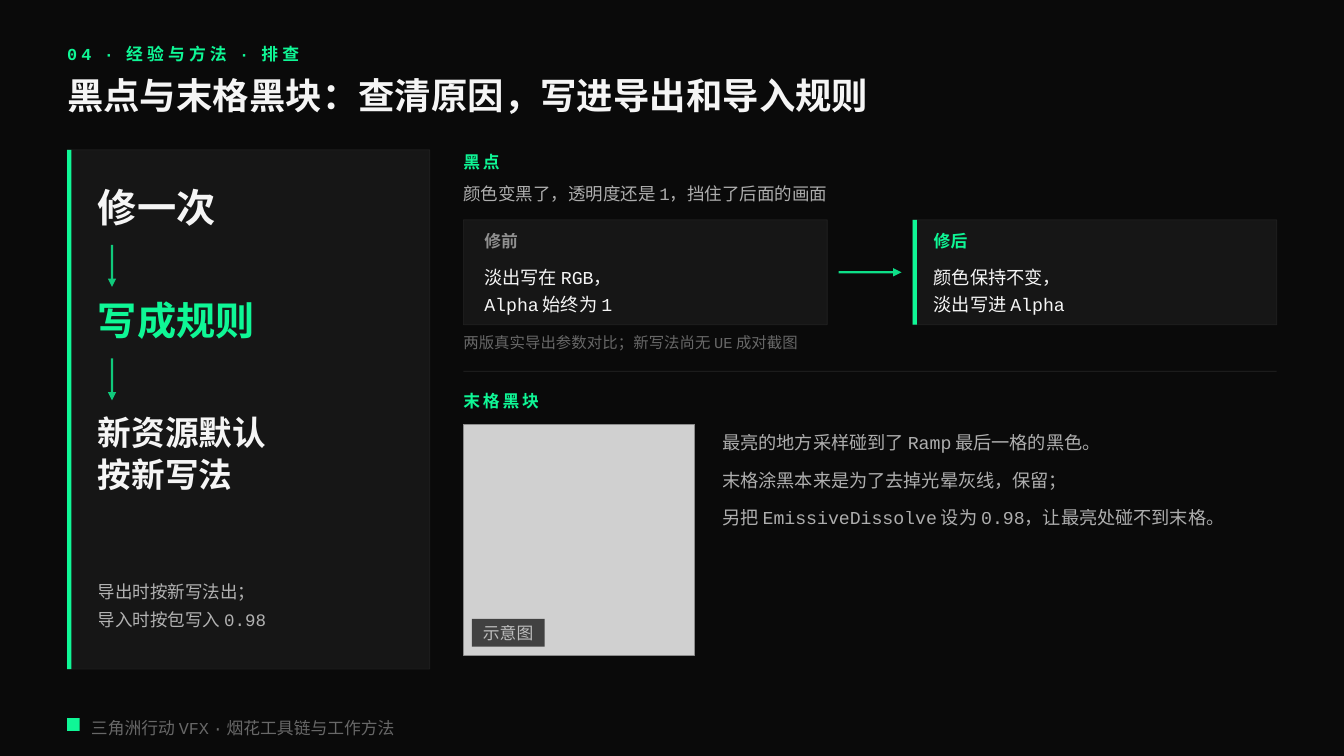
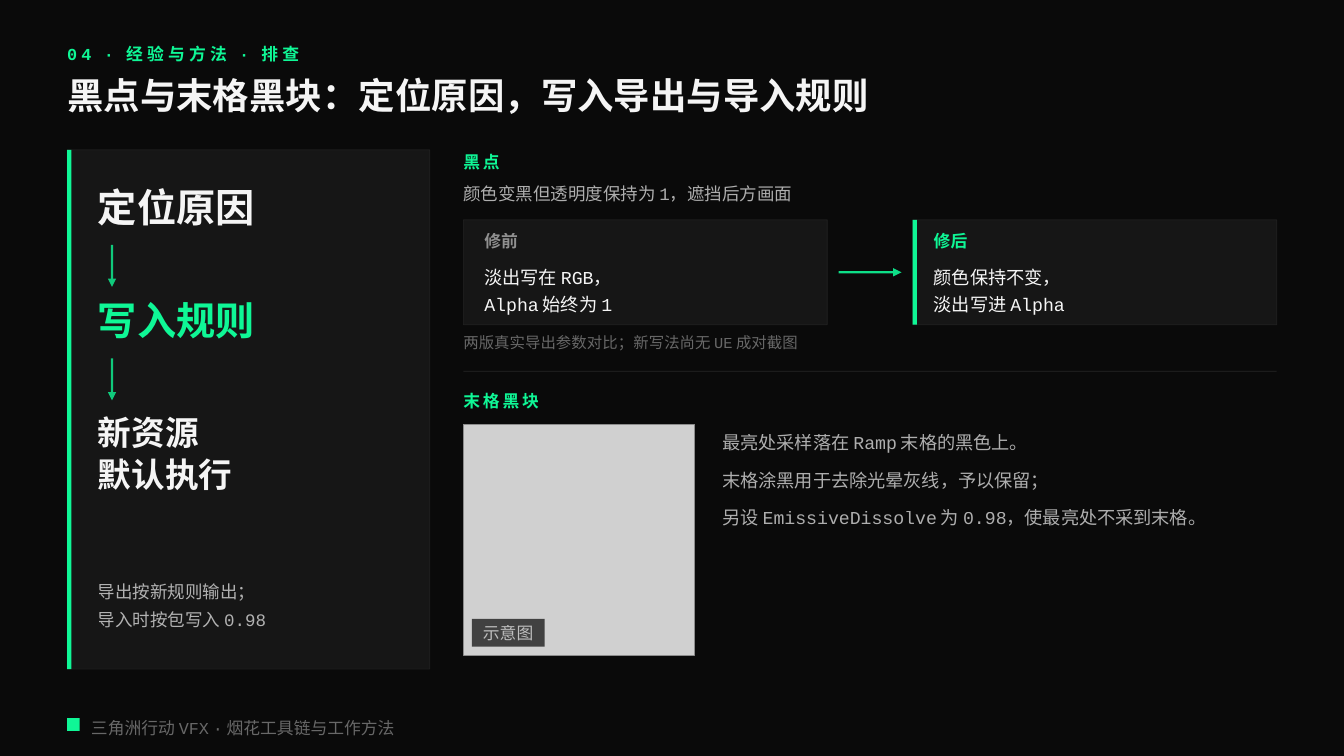
Before and after one commit to loccmaiii-lang/FireWorksLab, a slide deck: slide 21 of 协作/提示词/分享PPT交接_2026-10-29/第三版交付/烟花秀AI全流程_第三版.pptx. Drawn at 1344x756 pixels with LibreOffice and Linux fonts; fonts in the diff are those of the drawing; grey boxes stand for pictures. Boxes give left, top, right and bottom in pixels: in the first picture for what was removed or moved away, otherwise in the second. Text is boxed around its words. In the diff, an @@ line names an element or a change of style, - is before the commit and + after.

```diff
--- a/协作/提示词/分享PPT交接_2026-10-29/第三版交付/烟花秀AI全流程_第三版.pptx
+++ b/协作/提示词/分享PPT交接_2026-10-29/第三版交付/烟花秀AI全流程_第三版.pptx
@@ text at [67,77,869,114]: text changed @@
-黑点与末格黑块：查清原因，写进导出和导入规则
+黑点与末格黑块：定位原因，写入导出与导入规则
@@ text at [98,188,255,226]: text changed @@
-修一次
+定位原因
@@ text at [463,185,792,202]: text changed @@
-颜色变黑了，透明度还是 1，挡住了后面的画面
+颜色变黑但透明度保持为 1，遮挡后方画面
@@ text at [98,302,255,339]: text changed @@
-写成规则
+写入规则
@@ text at [98,416,232,490]: text changed @@
-新资源默认
-按新写法
+新资源
+默认执行
@@ text at [722,434,1206,526]: text changed @@
-最亮的地方采样碰到了 Ramp 最后一格的黑色。
-末格涂黑本来是为了去掉光晕灰线，保留；
-另把 EmissiveDissolve 设为 0.98，让最亮处碰不到末格。
+最亮处采样落在 Ramp 末格的黑色上。
+末格涂黑用于去除光晕灰线，予以保留；
+另设 EmissiveDissolve 为 0.98，使最亮处不采到末格。
@@ text at [98,583,255,601]: text changed @@
-导出时按新写法出；
+导出按新规则输出；
```
Also in this commit, not shown: 23 other slides changed, 5 other files.
